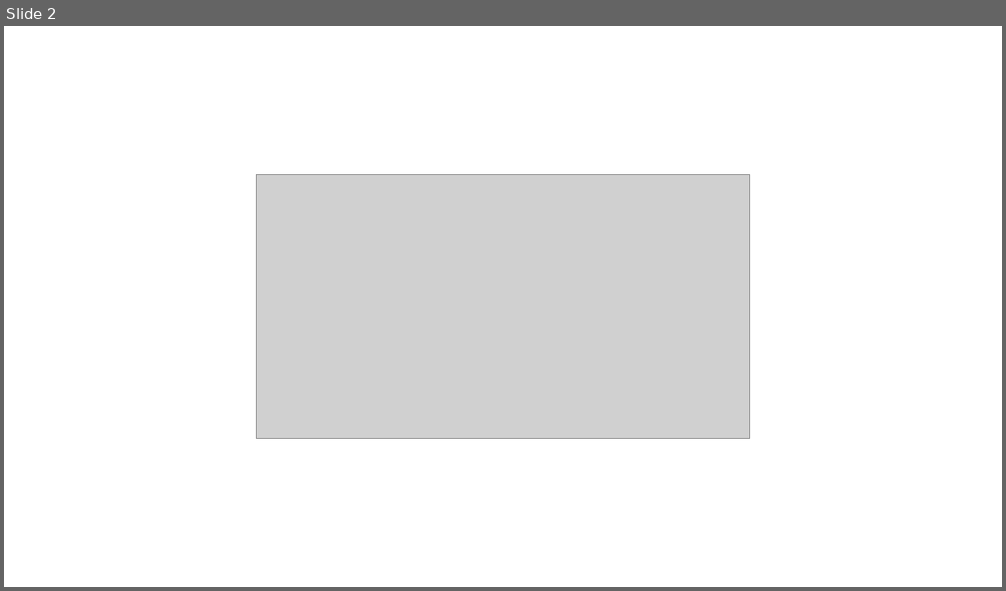
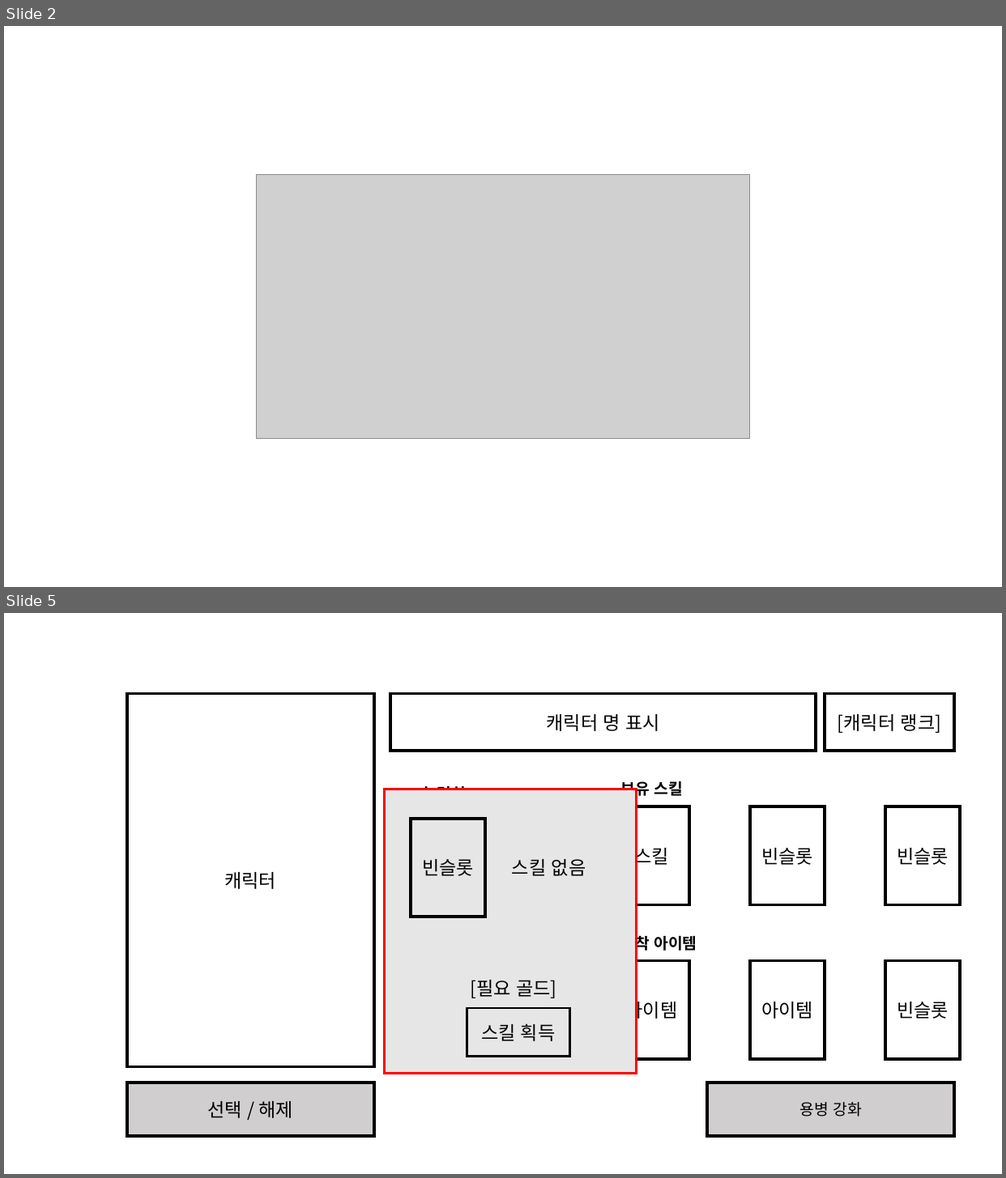
Before and after one commit to graduprojct/basefile, a slide deck: 문서/기획서 자료.pptx. Shown one above the other, each under a label of ours: slide 2 before the commit, slides 2 and 5 after it; the slides between them are not shown. The pictures are 1006x591 and 1006x1178 pixels, drawn with LibreOffice and Linux fonts; fonts in the diff are those of the drawing; grey boxes stand for pictures. Boxes give left, top, right and bottom in pixels: in the first picture for what was removed or moved away, otherwise in the second. Text is boxed around its words. In the diff, an @@ line names an element or a change of style, - is before the commit and + after.

Commit message:
캐릭터 강화 내용 추가
캐릭터 강화 관련 내용 추가 및 캐릭터 정보 관련 내용 일부 추가

```diff
--- a/문서/기획서 자료.pptx
+++ b/문서/기획서 자료.pptx
@@ slide 5 added at (4, 613, 1002, 1174), background #FFFFFF @@
@@ rectangle added at (127, 694, 374, 1067), outline #000000 3 pt, 18 pt, text #000000 @@
+캐릭터
@@ rectangle added at (391, 694, 816, 752), outline #000000 3 pt, 18 pt, text #000000 @@
+캐릭터 명 표시
@@ rectangle added at (825, 694, 954, 752), outline #000000 3 pt, 18 pt, text #000000 @@
+[캐릭터 랭크]
@@ text added at (621, 781, 682, 800), 15 pt, text #000000, bold @@
+보유 스킬
@@ text added at (423, 786, 466, 790), 15 pt, text #000000, bold @@
+능력치
@@ rectangle added at (614, 807, 689, 905), outline #000000 3 pt, 18 pt, text #000000 @@
+스킬
@@ rectangle added at (750, 807, 825, 905), outline #000000 3 pt, 18 pt, text #000000 @@
+빈슬롯
@@ rectangle added at (886, 807, 961, 905), outline #000000 3 pt, 18 pt, text #000000 @@
+빈슬롯
@@ text added at (621, 933, 697, 954), 15 pt, text #000000, bold @@
+장착 아이템
@@ rectangle added at (614, 961, 689, 1059), outline #000000 3 pt, 18 pt, text #000000 @@
+아이템
@@ rectangle added at (750, 961, 825, 1059), outline #000000 3 pt, 18 pt, text #000000 @@
+아이템
@@ rectangle added at (886, 961, 961, 1059), outline #000000 3 pt, 18 pt, text #000000 @@
+빈슬롯
@@ group added at (385, 789, 637, 1073): 3 rectangles, 2 texts @@
+빈슬롯
+스킬 없음
+스킬 획득
+[필요 골드]
@@ rectangle added at (127, 1083, 374, 1136), fill #D0CECE, outline #000000 3 pt, 18 pt, text #000000 @@
+선택 / 해제
@@ rectangle added at (708, 1083, 955, 1136), fill #D0CECE, outline #000000 3 pt, 15 pt, text #000000 @@
+용병 강화
```
Also in this commit, not shown: 2 other slides added, 1 other file.
